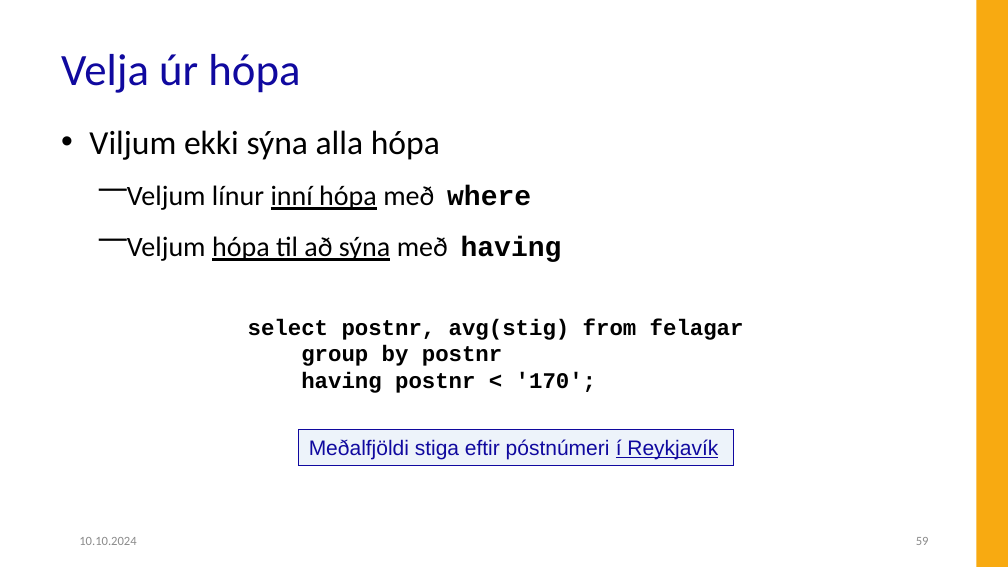
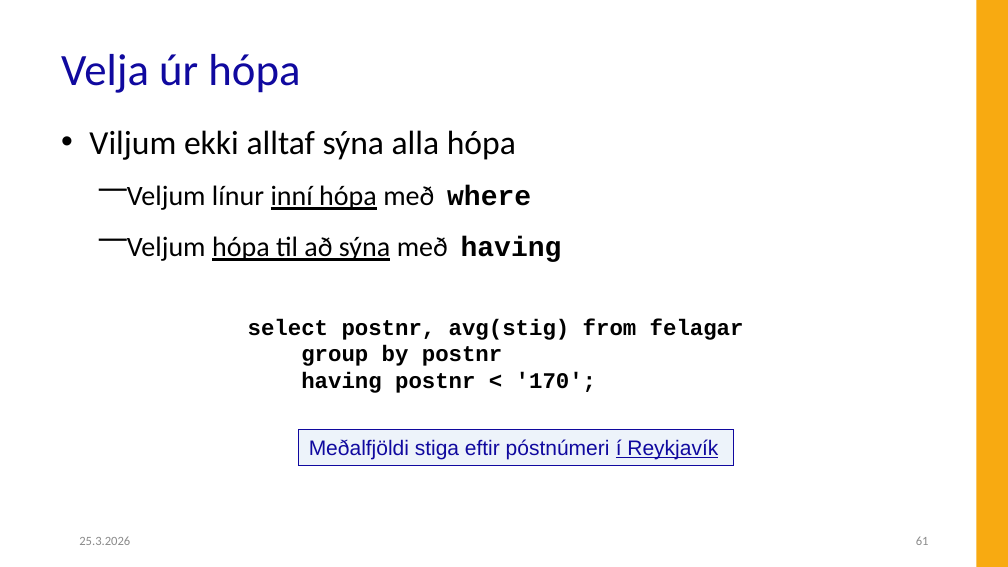
Before and after one commit to Hjalmtyr/SQL1, a slide deck: slide 61 of SQL-I.pptx (slide 59 before the commit). Drawn at 1008x567 pixels with LibreOffice and Linux fonts; fonts in the diff are those of the drawing; background and template pictures are left out. Boxes give left, top, right and bottom in pixels: in the first picture for what was removed or moved away, otherwise in the second. Text is boxed around its words. In the diff, an @@ line names an element or a change of style, - is before the commit and + after.

```diff
--- a/SQL-I.pptx
+++ b/SQL-I.pptx
@@ text at (x1=89, y1=130, x2=516, y2=160): text changed @@
-• Viljum ekki sýna alla hópa
+• Viljum ekki alltaf sýna alla hópa
@@ text at (x1=79, y1=536, x2=130, y2=545): text changed @@
-10.10.2024
+25.3.2026
@@ page number at (x1=916, y1=536, x2=929, y2=545): text changed @@
-59
+61
```
Also in this commit, not shown: 80 other slides changed, 4 slides added, 2 slides removed, 21 other files.
